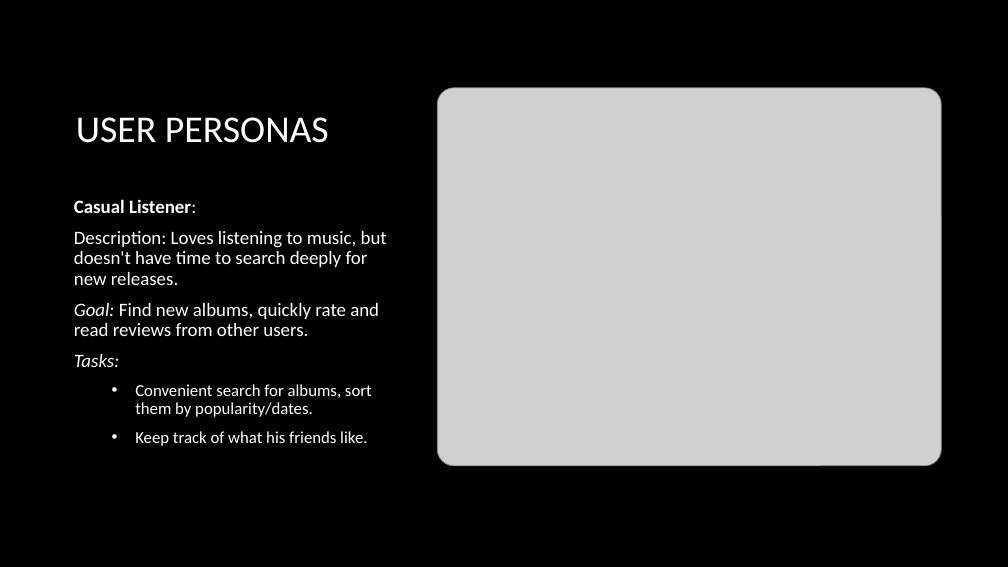
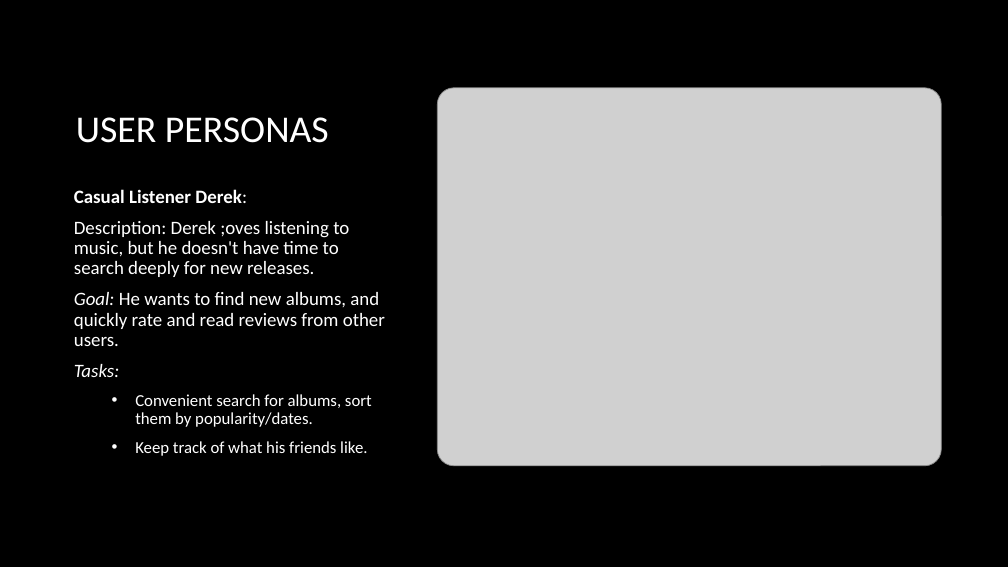
Before and after one commit to MalachyMcGinnity/WAD2GroupProject, a slide deck: slide 3 of WAD2 Group Project Design Spec.pptx. Drawn at 1008x567 pixels with LibreOffice and Linux fonts; fonts in the diff are those of the drawing; grey boxes stand for pictures; background and template pictures are left out. Boxes give left, top, right and bottom in pixels: in the first picture for what was removed or moved away, otherwise in the second. Text is boxed around its words. In the diff, an @@ line names an element or a change of style, - is before the commit and + after.

Commit message:
Added pages to Site Map, URL Design. Minor changes to User Personas

```diff
--- a/WAD2 Group Project Design Spec.pptx
+++ b/WAD2 Group Project Design Spec.pptx
@@ text at (x1=74, y1=189, x2=385, y2=346): text changed @@
-Casual Listener:
-Description: Loves listening to music, but doesn't have time to search deeply for new releases.
-Goal: Find new albums, quickly rate and read reviews from other users.
+Casual Listener Derek:
+Description: Derek ;oves listening to music, but he doesn't have time to search deeply for new releases.
+Goal: He wants to find new albums, and quickly rate and read reviews from other users.
```
Also in this commit, not shown: 5 other slides changed.
